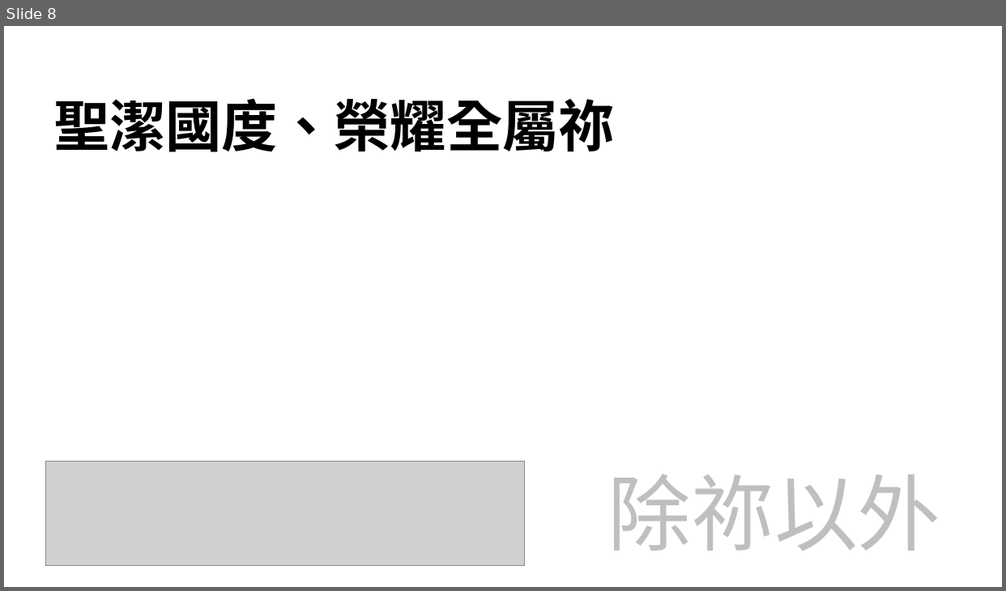
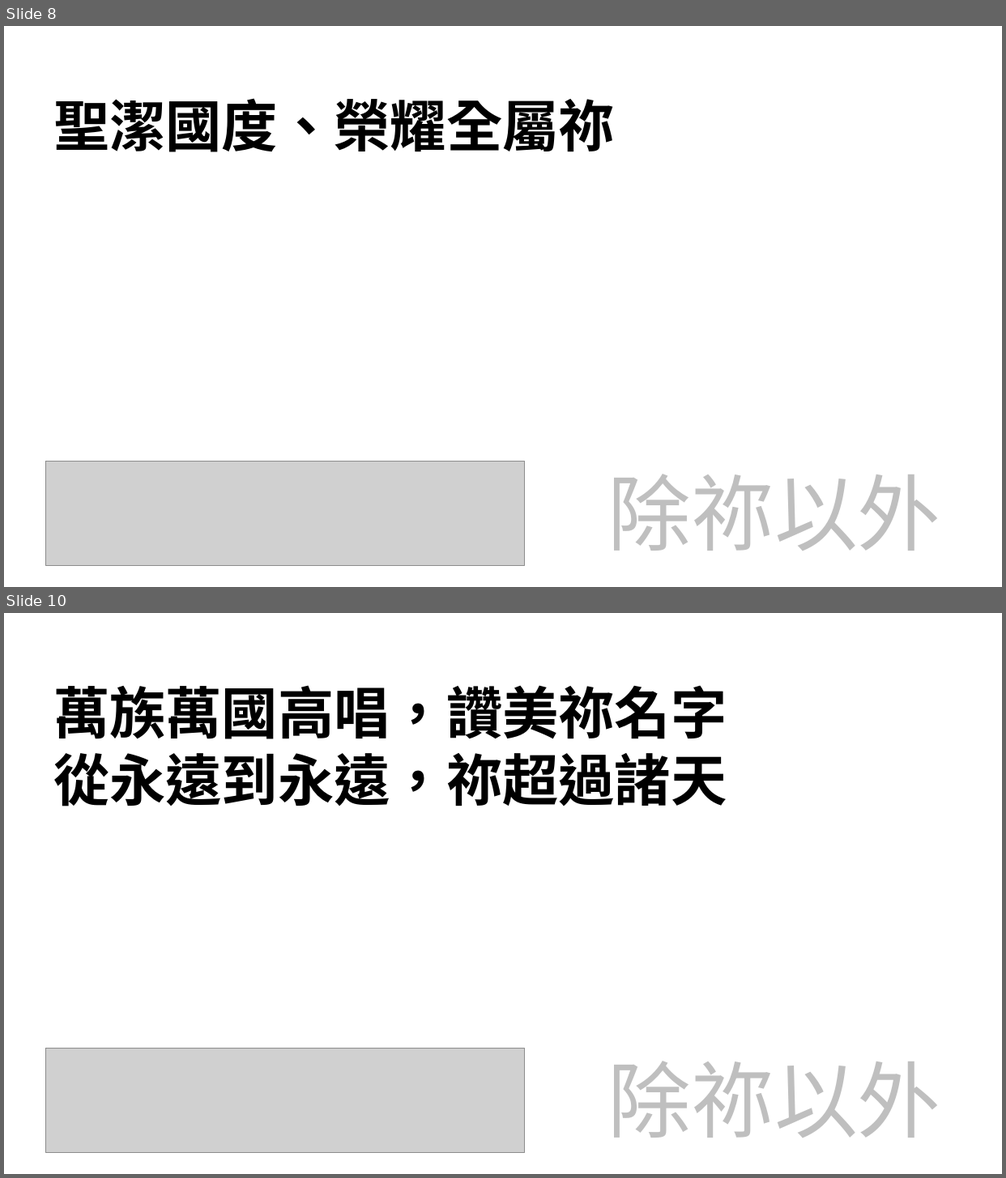
Before and after one commit to pangyan/ridiculands-references, a slide deck: hymns/20171008.pptx. Shown one above the other, each under a label of ours: slide 8 before the commit, slides 8 and 10 after it; the slides between them are not shown. The pictures are 1006x591 and 1006x1178 pixels, drawn with LibreOffice and Linux fonts; fonts in the diff are those of the drawing; grey boxes stand for pictures. Boxes give left, top, right and bottom in pixels: in the first picture for what was removed or moved away, otherwise in the second. Text is boxed around its words. In the diff, an @@ line names an element or a change of style, - is before the commit and + after.

```diff
--- a/hymns/20171008.pptx
+++ b/hymns/20171008.pptx
@@ slide 10 added at (4, 613, 1002, 1174), background #FFFFFF @@
@@ text added at (53, 685, 727, 807), 54 pt, text #000000, bold @@
+萬族萬國高唱，讚美祢名字
+從永遠到永遠，祢超過諸天
@@ picture added at (46, 1049, 524, 1152) @@
@@ text added at (608, 1061, 941, 1138), 80 pt, text #BFBFBF @@
+除祢以外
```
Also in this commit, not shown: 4 slides changed, 18 other slides added.
